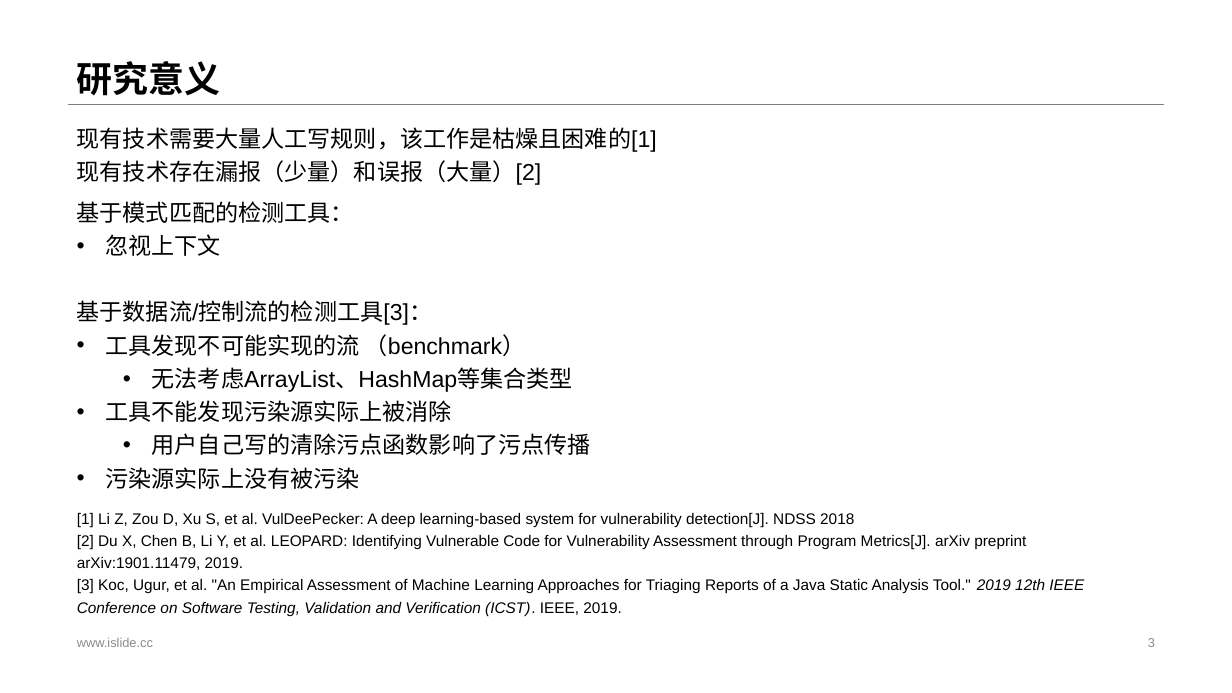
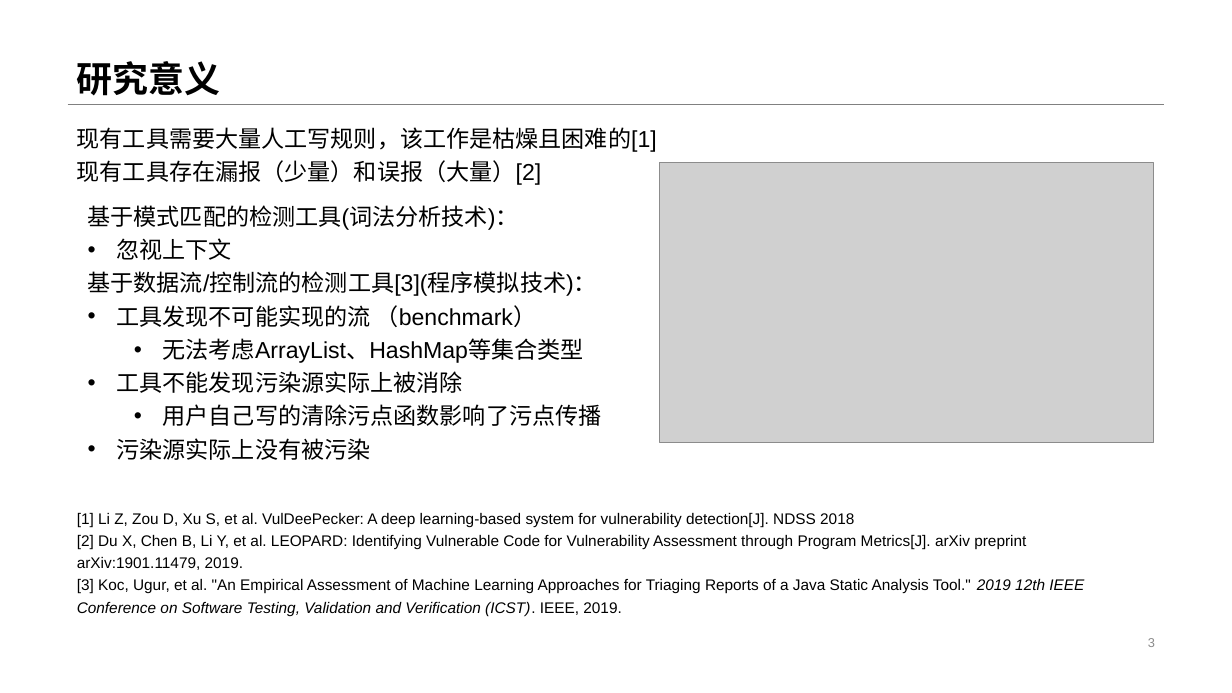
Before and after one commit to Anemone95/MLDetectVuln, a slide deck: slide 3 of 开题/基于深度学习的漏洞扫描系统.pptx. Drawn at 1232x693 pixels with LibreOffice and Linux fonts; fonts in the diff are those of the drawing; grey boxes stand for pictures. Boxes give left, top, right and bottom in pixels: in the first picture for what was removed or moved away, otherwise in the second. Text is boxed around its words. In the diff, an @@ line names an element or a change of style, - is before the commit and + after.

```diff
--- a/开题/基于深度学习的漏洞扫描系统.pptx
+++ b/开题/基于深度学习的漏洞扫描系统.pptx
@@ text at (77,127,657,185): text changed @@
-现有技术需要大量人工写规则，该工作是枯燥且困难的[1]
-现有技术存在漏报（少量）和误报（大量）[2]
+现有工具需要大量人工写规则，该工作是枯燥且困难的[1]
+现有工具存在漏报（少量）和误报（大量）[2]
@@ picture added at (660,163,1154,443) @@
@@ text "基于模式匹配的检测工具(词法分析技术)：": place and size @@
-text "基于模式匹配的检测工具(词法分析技术)：" at (77,201,591,489)
+text "基于模式匹配的检测工具(词法分析技术)：" at (88,205,602,460)
@@ text at (88,205,519,230): text changed @@
-基于模式匹配的检测工具：
+基于模式匹配的检测工具(词法分析技术)：
@@ text at (88,271,597,296): text changed @@
-基于数据流/控制流的检测工具[3]：
+基于数据流/控制流的检测工具[3](程序模拟技术)：
@@ text removed at (77,638,153,647) @@
-www.islide.cc
```
Also in this commit, not shown: 7 other slides changed, 10 slides added, 3 slides removed, 1 other file.
